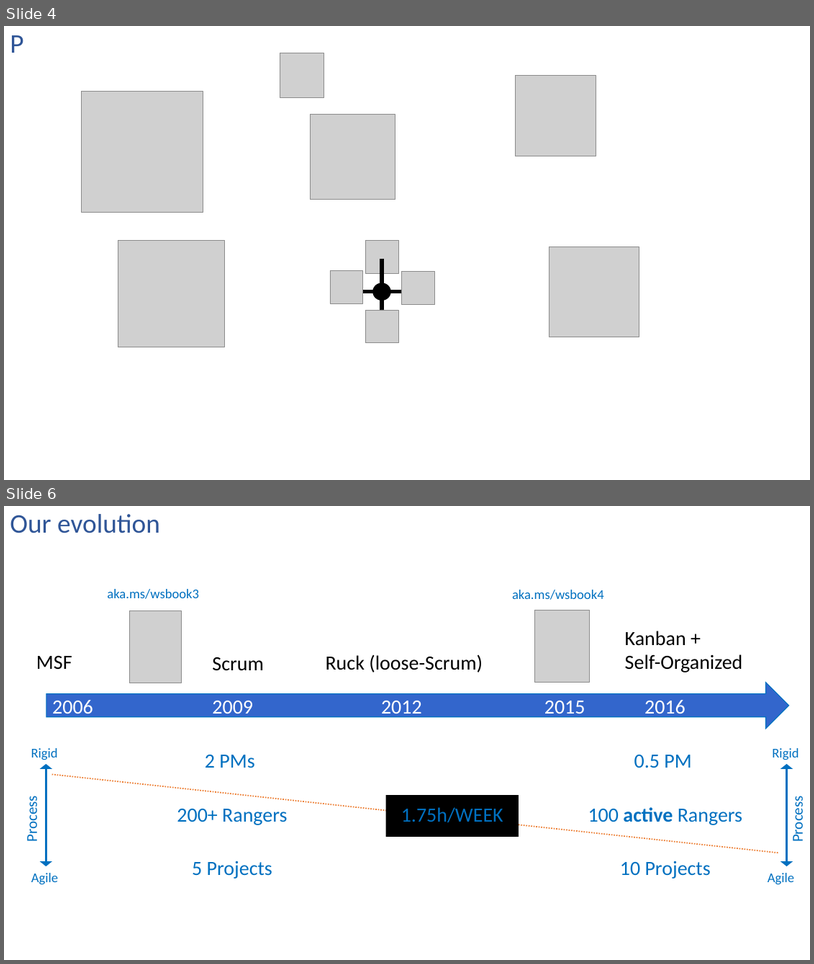
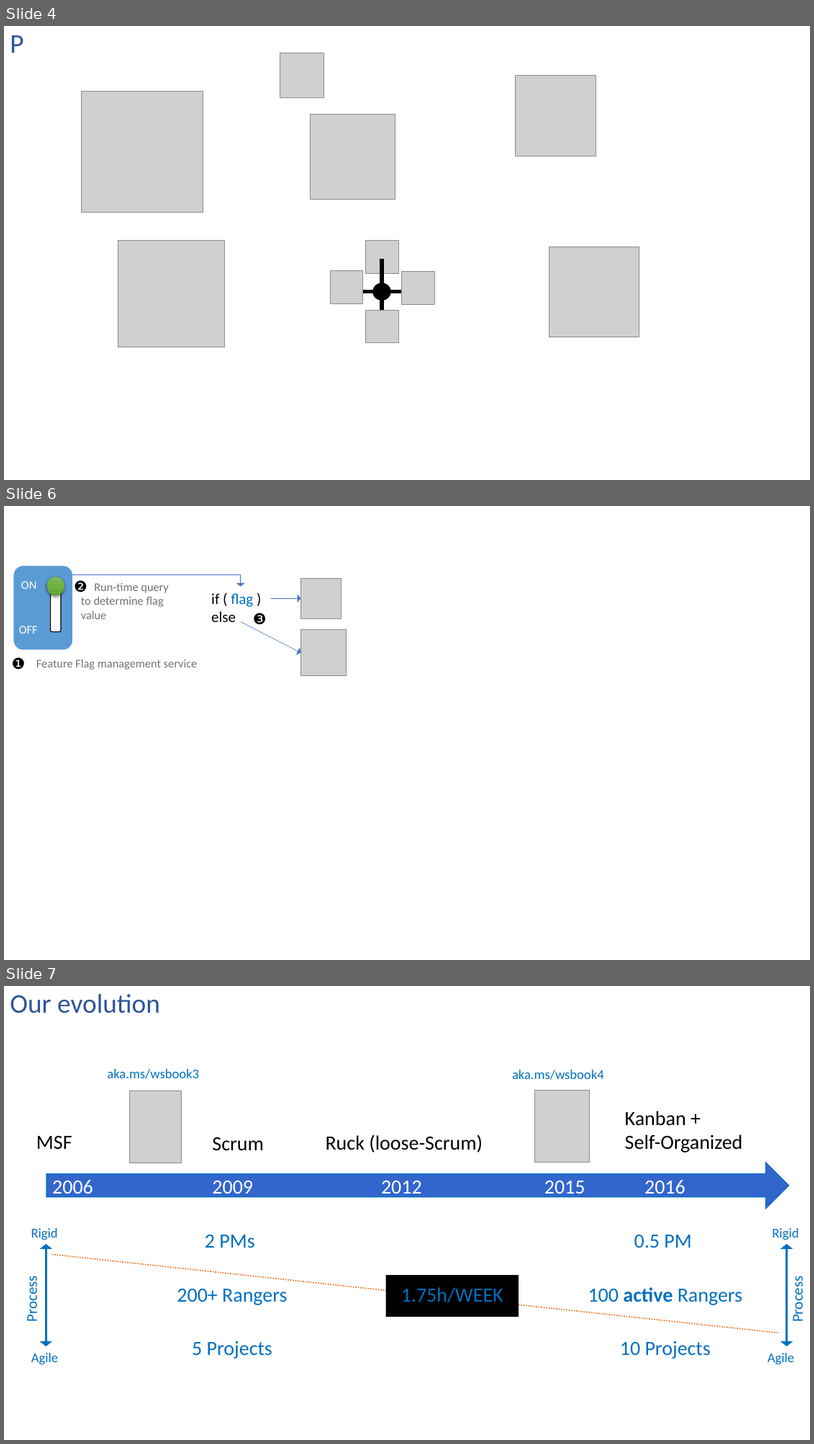
Before and after one commit to ALM-Rangers/Guidance, a slide deck: src/Stories/Story illustrations.pptx. Shown one above the other, each under a label of ours: slides 4 and 6 before the commit, slides 4, 6 and 7 after it; the slides between them are not shown. The pictures are 814x964 and 814x1444 pixels, drawn with LibreOffice and Linux fonts; fonts in the diff are those of the drawing; grey boxes stand for pictures. Boxes give left, top, right and bottom in pixels: in the first picture for what was removed or moved away, otherwise in the second. Text is boxed around its words. In the diff, an @@ line names an element or a change of style, - is before the commit and + after.

```diff
--- a/src/Stories/Story illustrations.pptx
+++ b/src/Stories/Story illustrations.pptx
@@ slide 6 added at [4, 506, 810, 960], background #FFFFFF @@
@@ rounded rectangle added at [13, 565, 73, 651], fill #5B9BD5, outline #FFFFFF 1.5 pt @@
@@ text added at [21, 581, 36, 589], 14 pt, text #FFFFFF @@
+ON
@@ ellipse added at [47, 577, 64, 595], fill gradient #81B861 to #6FB242 to #62A336 @@
@@ rounded rectangle added at [51, 584, 61, 632], fill #FFFFFF, outline #000000 1 pt @@
@@ elbow arrow added from (72, 574) to (241, 587), #4472C4 0.5 pt @@
@@ text added at [74, 580, 88, 592], 18 pt, text #000000 @@
+❷
@@ text added at [81, 583, 168, 619], 14 pt, text #767171 @@
+Run-time query to determine flag value
@@ picture added at [301, 578, 341, 618] @@
@@ text added at [211, 593, 253, 622], 18 pt, text #000000 @@
+if ( flag )
+else
@@ text added at [253, 613, 267, 624], 18 pt, text #000000 @@
+❸
@@ arrow added from (271, 599) to (301, 599), #4472C4 0.5 pt @@
@@ text added at [19, 626, 38, 633], 14 pt, text #FFFFFF @@
+OFF
@@ arrow added from (241, 621) to (301, 652), #4472C4 0.5 pt @@
@@ picture added at [301, 630, 347, 675] @@
@@ text added at [12, 657, 26, 669], 18 pt, text #000000 @@
+❶
@@ text added at [36, 659, 198, 669], 14 pt, text #767171 @@
+Feature Flag management service
@@ what was slide 6 is now slide 7 @@
```
Also in this commit, not shown: 1 slide changed, 4 other files.
